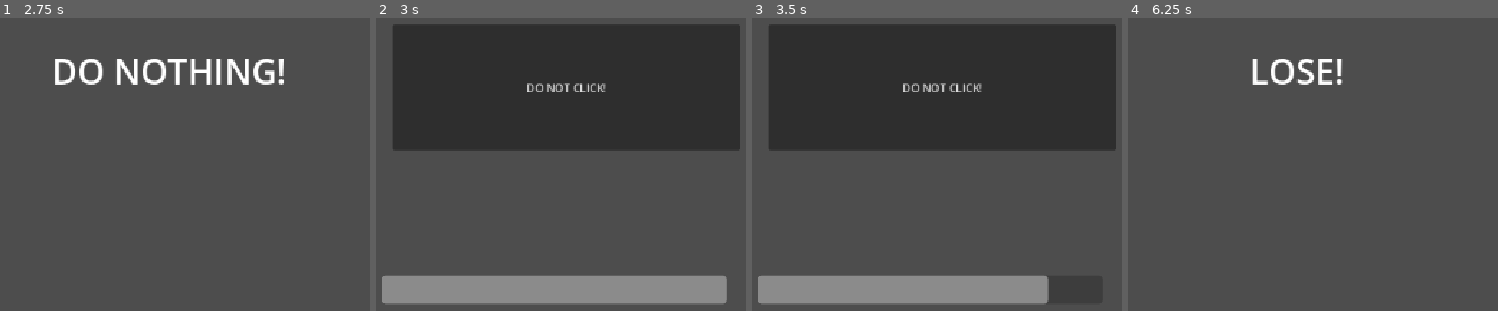
Above: before the commit, frames 1-4 (left to right).
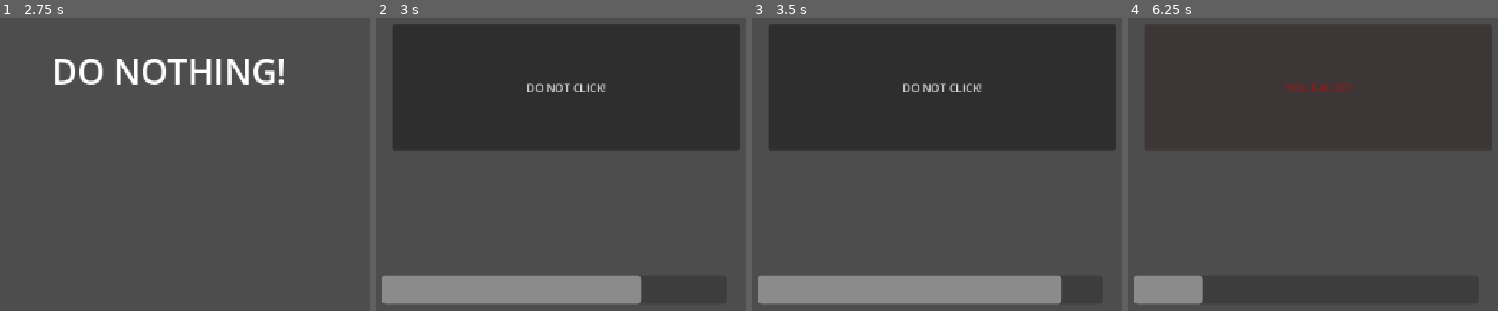
Above: after the commit, the same moments.

Repository: chry607/uniteam
Game: Godot game, scene res://manager/game_manager.tscn
The game is run twice, just before and just after one commit, with the same random seed, the same clock (stepped at 60 frames per second) and the same inputs.
Inputs:
- Up to frame 1 (2.75 s): tap Enter at 0.5 s; tap Space at 1.25 s
- Up to frame 2 (3 s): tap Enter at 2.75 s
- Up to frame 3 (3.5 s): no input
- Up to frame 4 (6.25 s): click "DO NOT CLICK!" at 3.5 s

Frame 1 is identical in both runs. In frame 2, 2.3% of the frame differs, in the area x 71-95%, y 88-98%; in frame 3, 0.4%; in frame 4, 3.3%, in the area x 1-61%, y 13-98%.

Commit message:
changed to speed

Diff:
--- a/uniteam/manager/game_manager.gd
+++ b/uniteam/manager/game_manager.gd
@@ -1,34 +1,39 @@
 extends Node2D
 
-@onready var timer = $Timer
-@onready var lives_label = $UI/LivesLabel
-@onready var status_label = $UI/StatusLabel
-@onready var time_bar = $UI/TimeBar
+@onready var timer: Timer = $Timer
+@onready var lives_label: Label = $UI/LivesLabel
+@onready var status_label: Label = $UI/StatusLabel
+@onready var time_bar: ProgressBar = $UI/TimeBar
 
-var click_game = preload("res://minigames/minigame_click.tscn")
-var wait_game = preload("res://minigames/minigame_wait.tscn")
-var current_minigame = null
+var click_game: PackedScene = preload("res://minigames/minigame_click.tscn")
+var wait_game: PackedScene = preload("res://minigames/minigame_wait.tscn")
+var current_minigame: Node = null
 
-var base_time: float = 3.0
-var current_time_limit: float = 3.0
-
-func _ready():
+func _ready() -> void:
 	update_ui()
 	status_label.text = "GET READY!"
 	await get_tree().create_timer(1.0).timeout
 	show_intermission()
 
-func show_intermission():
+func show_intermission() -> void:
 	status_label.text = ""
 	lives_label.show()
 	await get_tree().create_timer(1.0).timeout
 	load_random_minigame()
 
-func load_random_minigame():
-	var games = [click_game, wait_game]
-	var selected_game = games[randi() % games.size()]
+func load_random_minigame() -> void:
+	var games: Array[PackedScene] = [click_game, wait_game]
+	var selected_game: PackedScene = games[randi() % games.size()]
 
 	current_minigame = selected_game.instantiate()
+
+	# Linear speed scaling: speed increases by 10% per point scored.
+	var speed_scale: float = 1.0 + (Global.score * 0.1)
+
+	# Direct setup call passing only the speed factor
+	if current_minigame.has_method("setup_speed"):
+		current_minigame.setup_speed(speed_scale)
+
 	add_child(current_minigame)
 
 	current_minigame.hide()
@@ -44,18 +49,24 @@
 	current_minigame.show()
 	time_bar.show()
 
-	current_time_limit = max(0.8, base_time - (Global.score * 0.2))
+	# Fetch base duration from the current minigame script
+	var minigame_base_time: float = current_minigame.get("base_duration") if "base_duration" in current_minigame else 3.5
+
+	# Shrink the timer directly based on the speed scale (min cap of 0.7s)
+	var current_time_limit: float = maxf(0.7, minigame_base_time / speed_scale)
+
 	time_bar.max_value = current_time_limit
 	timer.start(current_time_limit)
+	print("timer duration: %f" % time_bar.max_value)
 
-func _process(_delta):
+func _process(_delta: float) -> void:
 	if not timer.is_stopped():
 		time_bar.value = timer.time_left
 	else:
 		time_bar.hide()
 
-func _on_timer_timeout():
-	var passed = current_minigame.player_won
+func _on_timer_timeout() -> void:
+	var passed: bool = current_minigame.player_won
 	lives_label.hide()
 
 	if passed:
@@ -74,5 +85,5 @@
 	else:
 		status_label.text = "GAME OVER\nFinal Score: " + str(Global.score)
 
-func update_ui():
+func update_ui() -> void:
 	lives_label.text = "Lives: " + str(Global.lives) + " | Score: " + str(Global.score)
--- a/uniteam/minigames/minigame_click.gd
+++ b/uniteam/minigames/minigame_click.gd
@@ -1,16 +1,26 @@
 extends Control
 
 var instruction_text: String = "CLICK FAST!"
+var player_won: bool = false
 
-# The player defaults to losing because they haven't acted yet
-var player_won: bool = false
+# Base stats
+var base_duration: float = 3.0
+var speed: float = 1.0
+
 @onready var button = $Button
 
-func _on_button_pressed():
-	# They did the thing!
+func setup_speed(speed_scale: float) -> void:
+	speed = speed_scale
+
+	if not is_node_ready():
+		await ready
+
+func _on_button_pressed() -> void:
+	if player_won:
+		return
+
 	player_won = true
 
-	# Succeed
 	button.text = "GOOD JOB!"
 	button.modulate = Color.GREEN
 	button.disabled = true
--- a/uniteam/minigames/minigame_wait.gd
+++ b/uniteam/minigames/minigame_wait.gd
@@ -1,15 +1,26 @@
 extends Control
 
 var instruction_text: String = "DO NOTHING!"
+var player_won: bool = true
 
-# The player defaults to winning, as long as they don't touch anything!
-var player_won: bool = true
+# Base stats
+var base_duration: float = 4.0
+var speed: float = 1.0
+
 @onready var button = $Button
 
-func _on_button_pressed():
-	# should not be pressed!
+func setup_speed(speed_scale: float) -> void:
+	speed = speed_scale
+
+	if not is_node_ready():
+		await ready
+
+func _on_button_pressed() -> void:
+	if not player_won:
+		return
+
 	player_won = false
 
 	button.text = "YOU FAILED!"
-	button.modulate = Color.RED # Turns the button red
+	button.modulate = Color.RED
 	button.disabled = true
